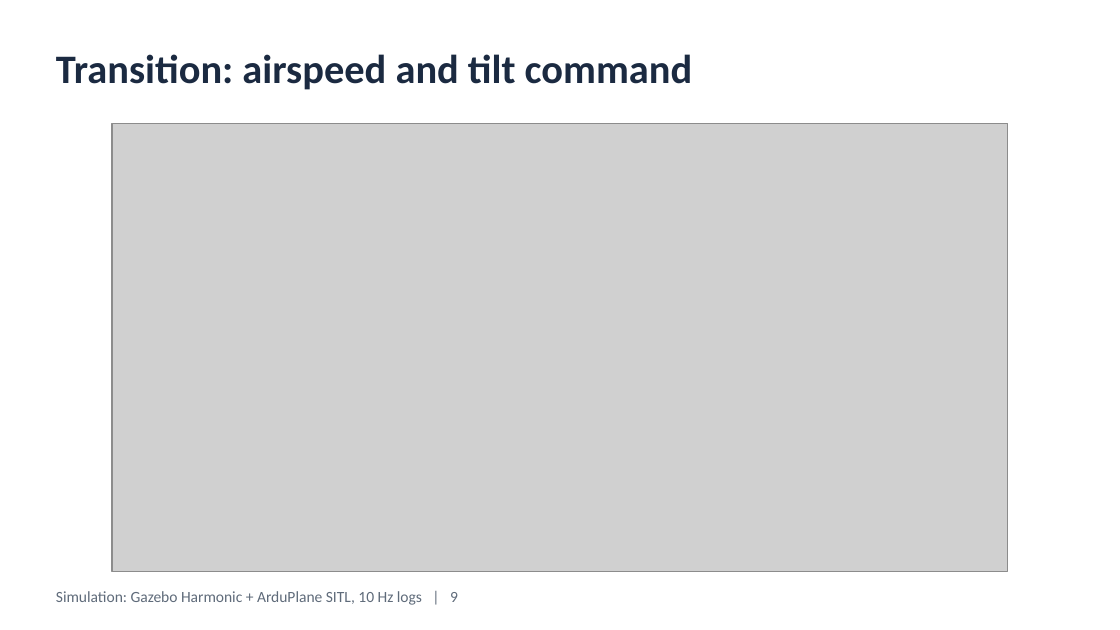
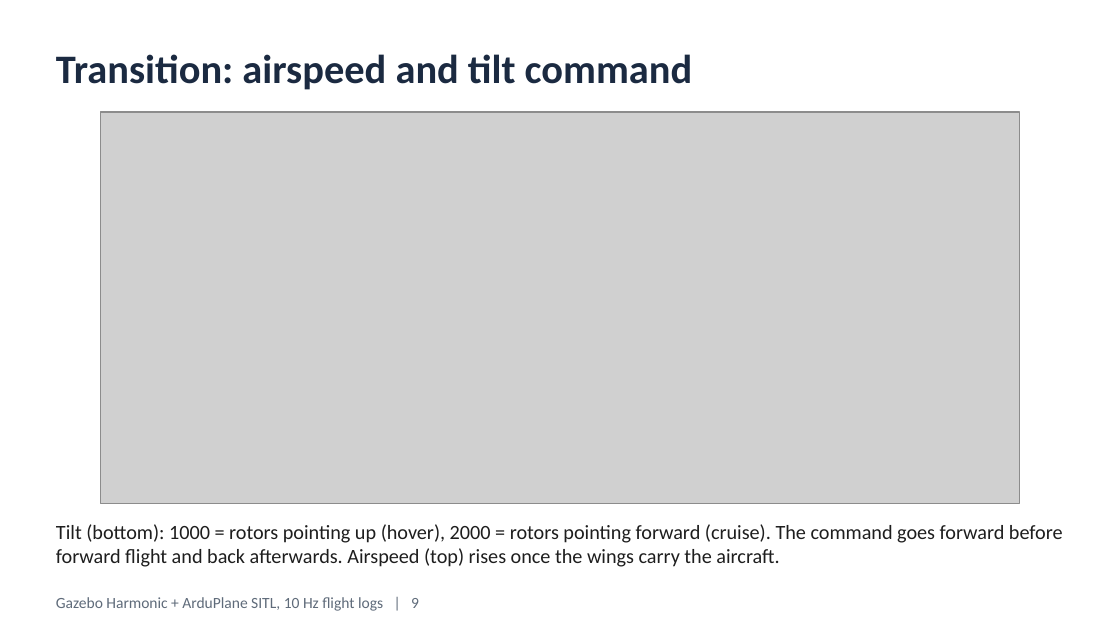
Before and after one commit to nimit0506/StallionAutomation, a slide deck: slide 10 of docs/Stallion_V2_Pod_vs_NoPod_Flight_Dynamics.pptx (slide 9 before the commit). Drawn at 1120x630 pixels with LibreOffice and Linux fonts; fonts in the diff are those of the drawing; grey boxes stand for pictures. Boxes give left, top, right and bottom in pixels: in the first picture for what was removed or moved away, otherwise in the second. Text is boxed around its words. In the diff, an @@ line names an element or a change of style, - is before the commit and + after.

```diff
--- a/docs/Stallion_V2_Pod_vs_NoPod_Flight_Dynamics.pptx
+++ b/docs/Stallion_V2_Pod_vs_NoPod_Flight_Dynamics.pptx
@@ picture: place and size @@
-picture at [112,123,1008,571]
+picture at [101,112,1019,504]
@@ text added at [56,524,1063,567], 13 pt, text #1E1E1E @@
+Tilt (bottom): 1000 = rotors pointing up (hover), 2000 = rotors pointing forward (cruise). The command goes forward before forward flight and back afterwards. Airspeed (top) rises once the wings carry the aircraft.
@@ text at [56,597,419,611]: text changed @@
-Simulation: Gazebo Harmonic + ArduPlane SITL, 10 Hz logs | 9
+Gazebo Harmonic + ArduPlane SITL, 10 Hz flight logs | 9
```
Also in this commit, not shown: 11 other slides changed, 3 slides added, 2 slides removed, 1 other file.
